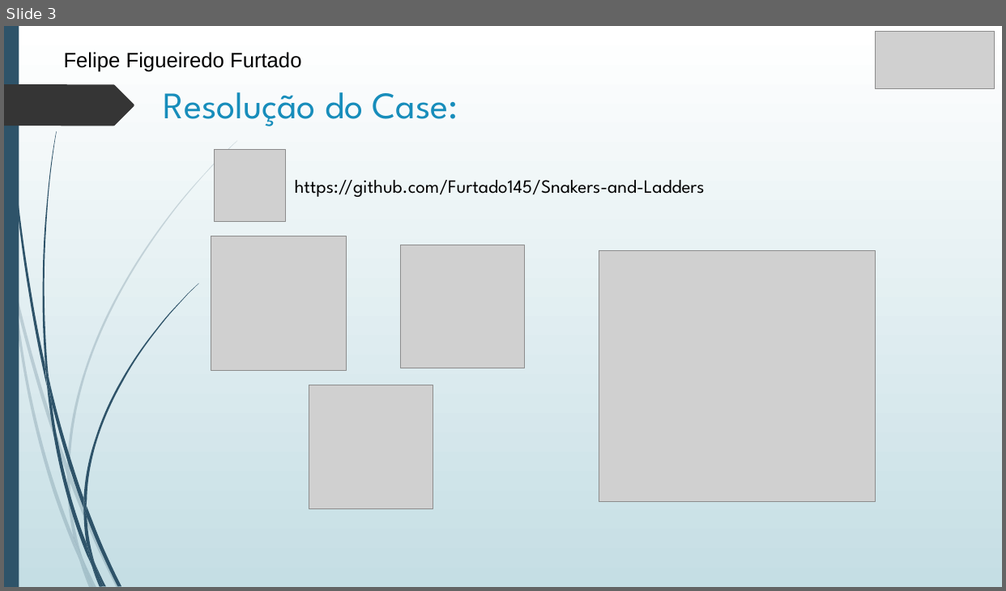
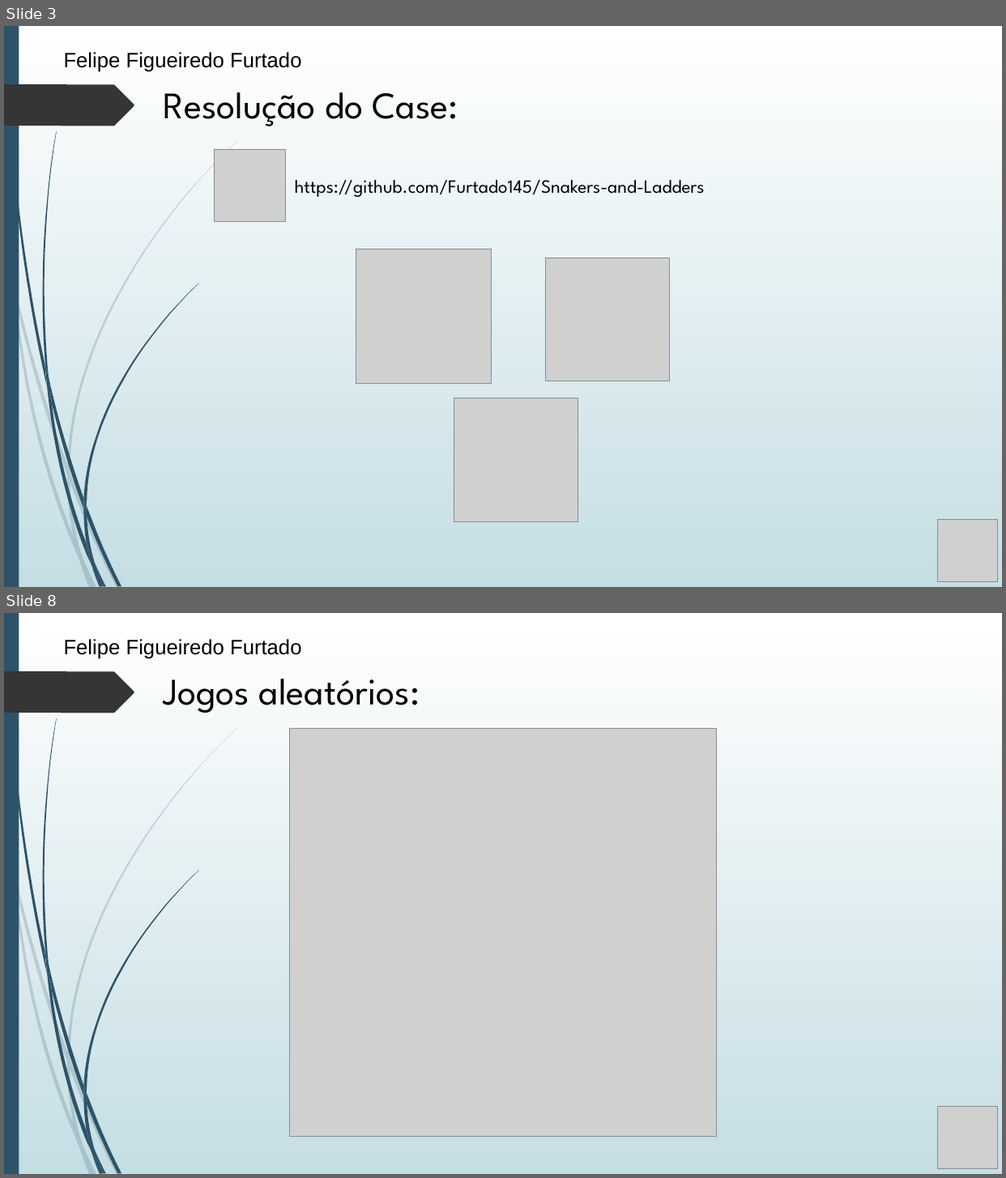
Before and after one commit to Furtado145/Snakers-and-Ladders, a slide deck: ApresentacaoDSM.pptx. Shown one above the other, each under a label of ours: slide 3 before the commit, slides 3 and 8 after it; the slides between them are not shown. The pictures are 1006x591 and 1006x1178 pixels, drawn with LibreOffice and Linux fonts; fonts in the diff are those of the drawing; grey boxes stand for pictures. Boxes give left, top, right and bottom in pixels: in the first picture for what was removed or moved away, otherwise in the second. Text is boxed around its words. In the diff, an @@ line names an element or a change of style, - is before the commit and + after.

```diff
--- a/ApresentacaoDSM.pptx
+++ b/ApresentacaoDSM.pptx
@@ slide 8 added at box(4, 613, 1002, 1174), background gradient #FFFFFF to #C5DEE5; not listed: 24 template elements that a slide beside it also shows @@
@@ text added at box(64, 639, 302, 659), 20 pt, text #000000 @@
+Felipe Figueiredo Furtado
@@ text added at box(163, 679, 420, 713), 36 pt, text #000000 @@
+Jogos aleatórios:
@@ picture added at box(290, 729, 717, 1137) @@
@@ picture added at box(938, 1106, 997, 1169) @@
@@ slide 3 changed as well @@
@@ picture removed at box(876, 31, 995, 89) @@
@@ title "Resolução do Case:" at box(164, 92, 458, 126): text colour #178DBB to #000000 @@
@@ picture removed at box(599, 250, 876, 502) @@
@@ 3 pictures: place and size @@
-3 pictures at box(211, 237, 524, 509)
+3 pictures at box(356, 249, 669, 523)
@@ picture added at box(938, 519, 997, 582) @@
```
Also in this commit, not shown: 14 other slides added, 2 slides removed.
